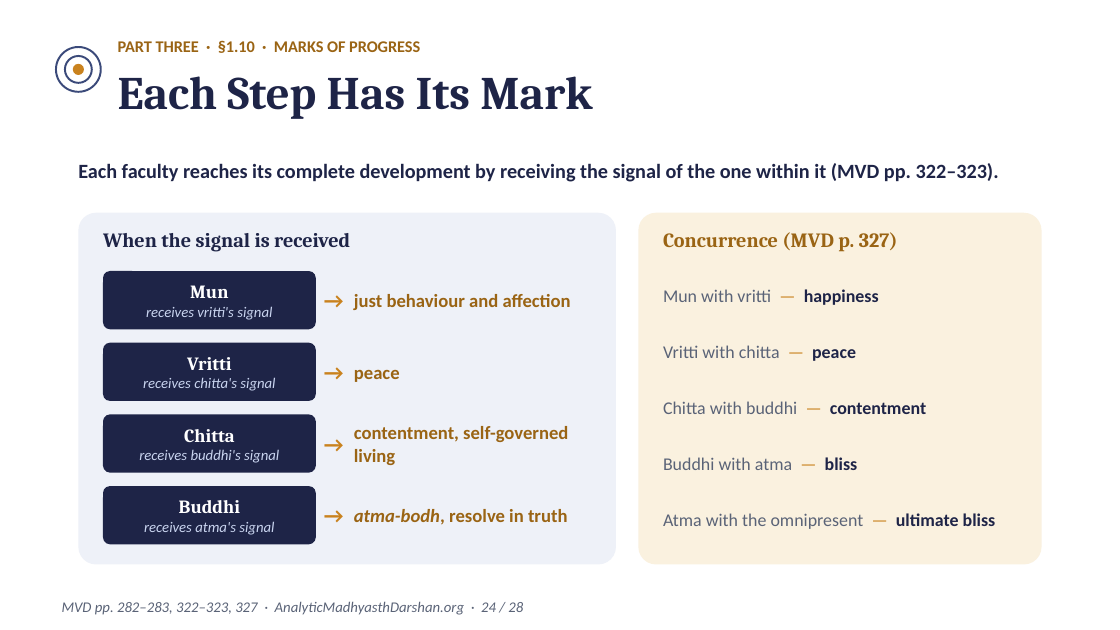
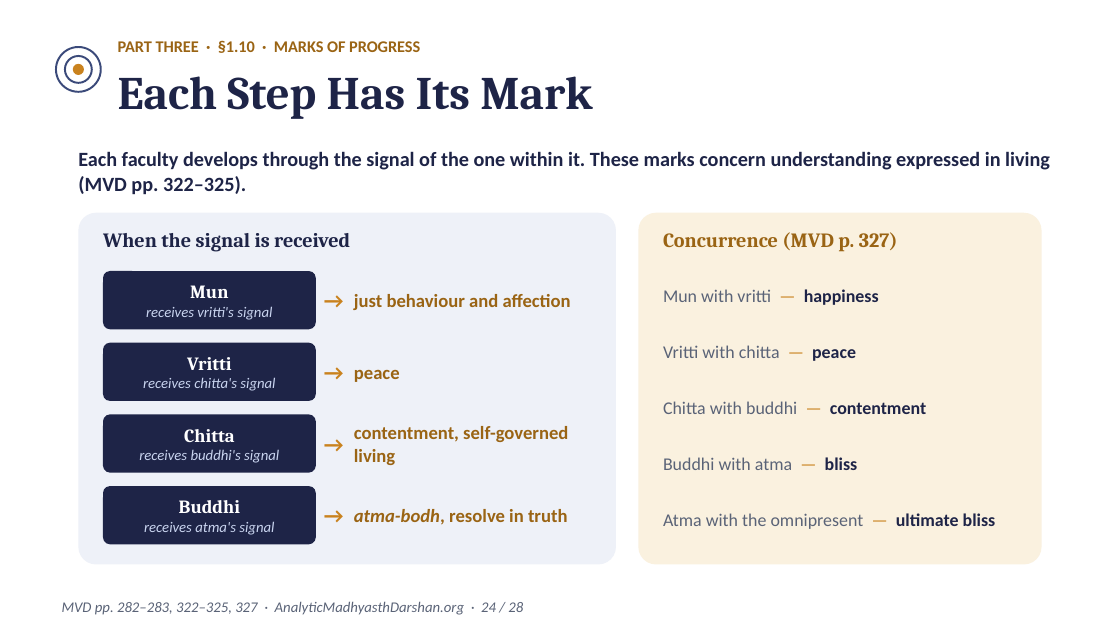
Before and after one commit to raghavamohan/AnalyticMadhyasthDarshan, a slide deck: slide 24 of Studies/Spiritual-Practice-And-Realization/Spiritual-Practice-And-Realization-Madhyasth-Darshan.pptx. Drawn at 1120x630 pixels with LibreOffice and Linux fonts; fonts in the diff are those of the drawing. Boxes give left, top, right and bottom in pixels: in the first picture for what was removed or moved away, otherwise in the second. Text is boxed around its words. In the diff, an @@ line names an element or a change of style, - is before the commit and + after.

```diff
--- a/Studies/Spiritual-Practice-And-Realization/Spiritual-Practice-And-Realization-Madhyasth-Darshan.pptx
+++ b/Studies/Spiritual-Practice-And-Realization/Spiritual-Practice-And-Realization-Madhyasth-Darshan.pptx
@@ text at (78,151,1050,194): text changed @@
-Each faculty reaches its complete development by receiving the signal of the one within it (MVD pp. 322–323).
+Each faculty develops through the signal of the one within it. These marks concern understanding expressed in living (MVD pp. 322–325).
@@ text at (62,601,523,615): text changed @@
-MVD pp. 282–283, 322–323, 327 · AnalyticMadhyasthDarshan.org · 24 / 28
+MVD pp. 282–283, 322–325, 327 · AnalyticMadhyasthDarshan.org · 24 / 28
```
Also in this commit, not shown: 12 other slides changed, 16 other files.
